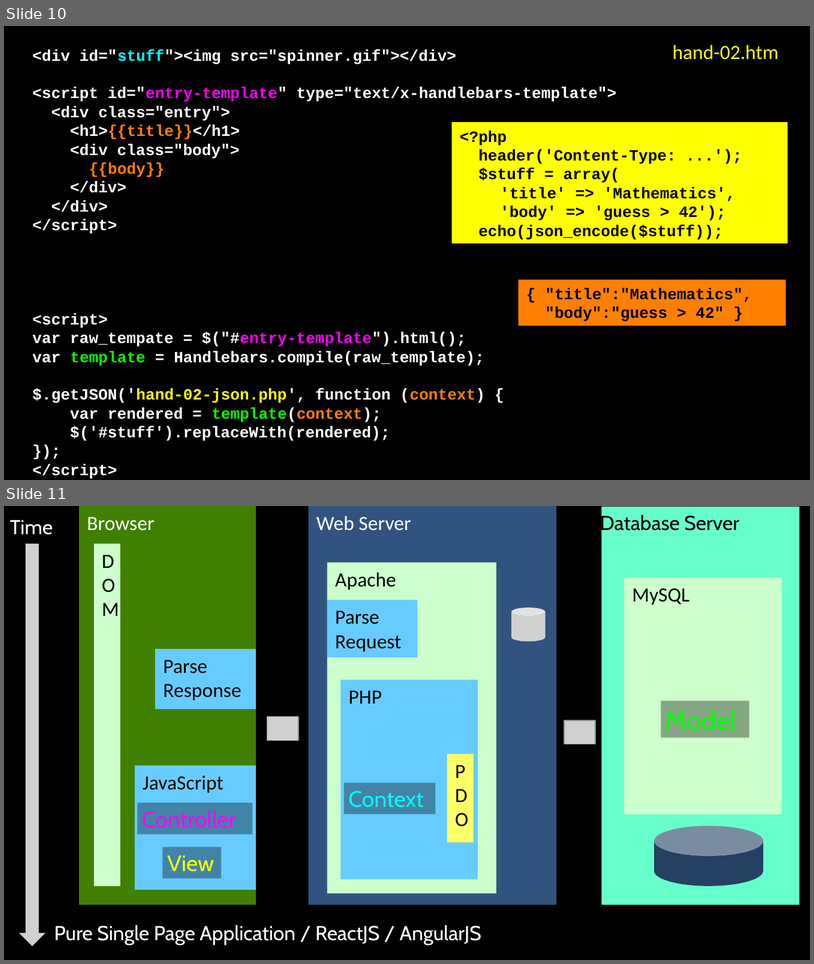
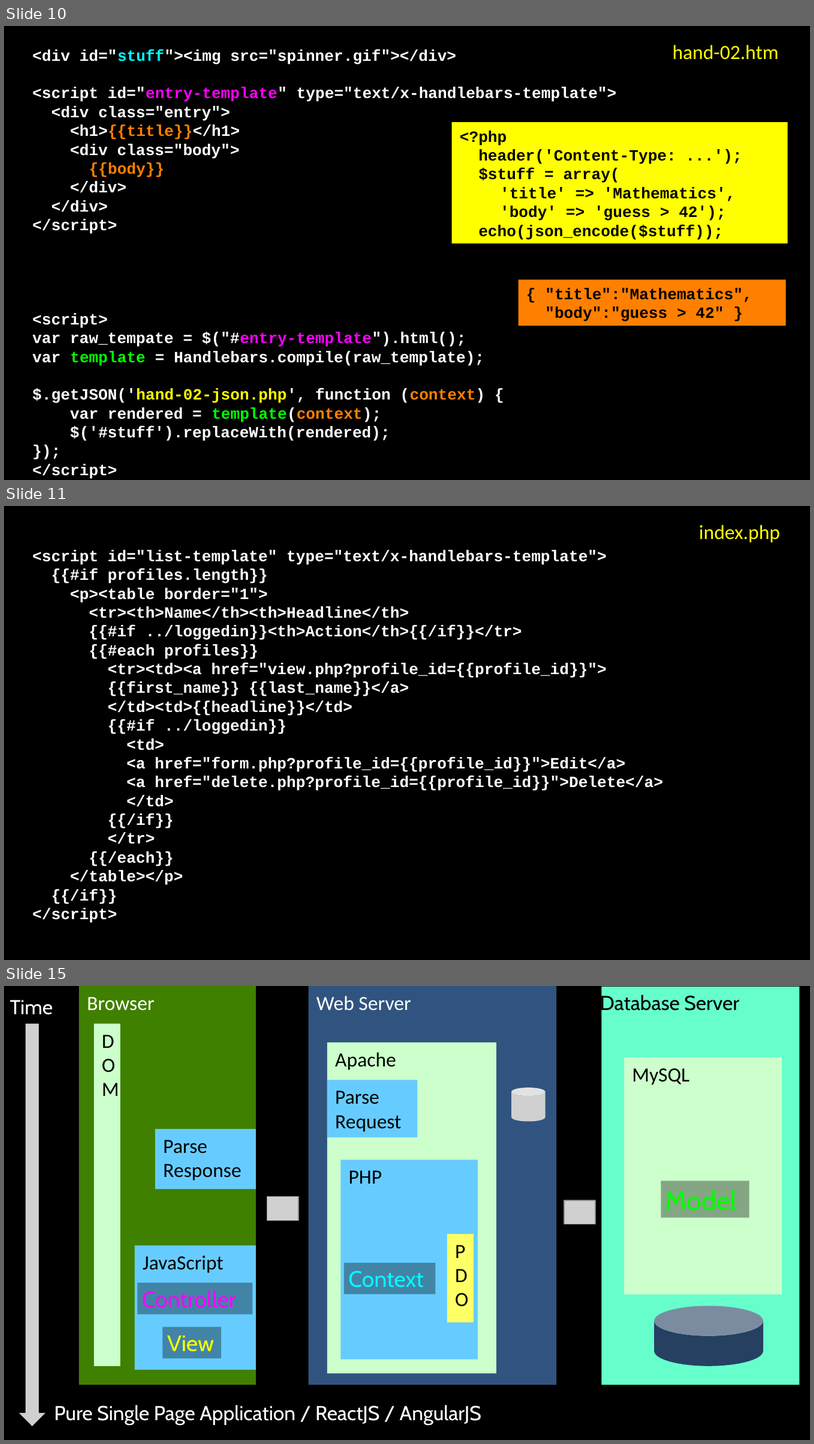
Before and after one commit to csev/wa4e, a slide deck: lectures/JS-05-Handlebars.ppt. Shown one above the other, each under a label of ours: slides 10 and 11 before the commit, slides 10, 11 and 15 after it; the slides between them are not shown. The pictures are 814x964 and 814x1444 pixels, drawn with LibreOffice and Linux fonts; fonts in the diff are those of the drawing; grey boxes stand for pictures. Boxes give left, top, right and bottom in pixels: in the first picture for what was removed or moved away, otherwise in the second. Text is boxed around its words. In the diff, an @@ line names an element or a change of style, - is before the commit and + after.

```diff
--- a/lectures/JS-05-Handlebars.ppt
+++ b/lectures/JS-05-Handlebars.ppt
@@ slide 11 added at [4, 506, 810, 960], background #000000 @@
@@ text added at [699, 525, 780, 543], 18 pt, text #FFFF00 @@
+index.php
@@ text added at [32, 550, 663, 922], 14 pt, text #FFFFFF, bold @@
+<script id="list-template" type="text/x-handlebars-template">
+{{#if profiles.length}}
+<p><table border="1">
+<tr><th>Name</th><th>Headline</th>
+{{#if ../loggedin}}<th>Action</th>{{/if}}</tr>
+{{#each profiles}}
+<tr><td><a href="view.php?profile_id={{profile_id}}">
+{{first_name}} {{last_name}}</a>
+</td><td>{{headline}}</td>
+{{#if ../loggedin}}
+<td>
+<a href="form.php?profile_id={{profile_id}}">Edit</a>
+<a href="delete.php?profile_id={{profile_id}}">Delete</a>
+</td>
+{{/if}}
+</tr>
+{{/each}}
+</table></p>
+{{/if}}
+</script>
@@ what was slide 11 is now slide 15 @@
```
Also in this commit, not shown: 1 slide changed, 4 other slides added.
